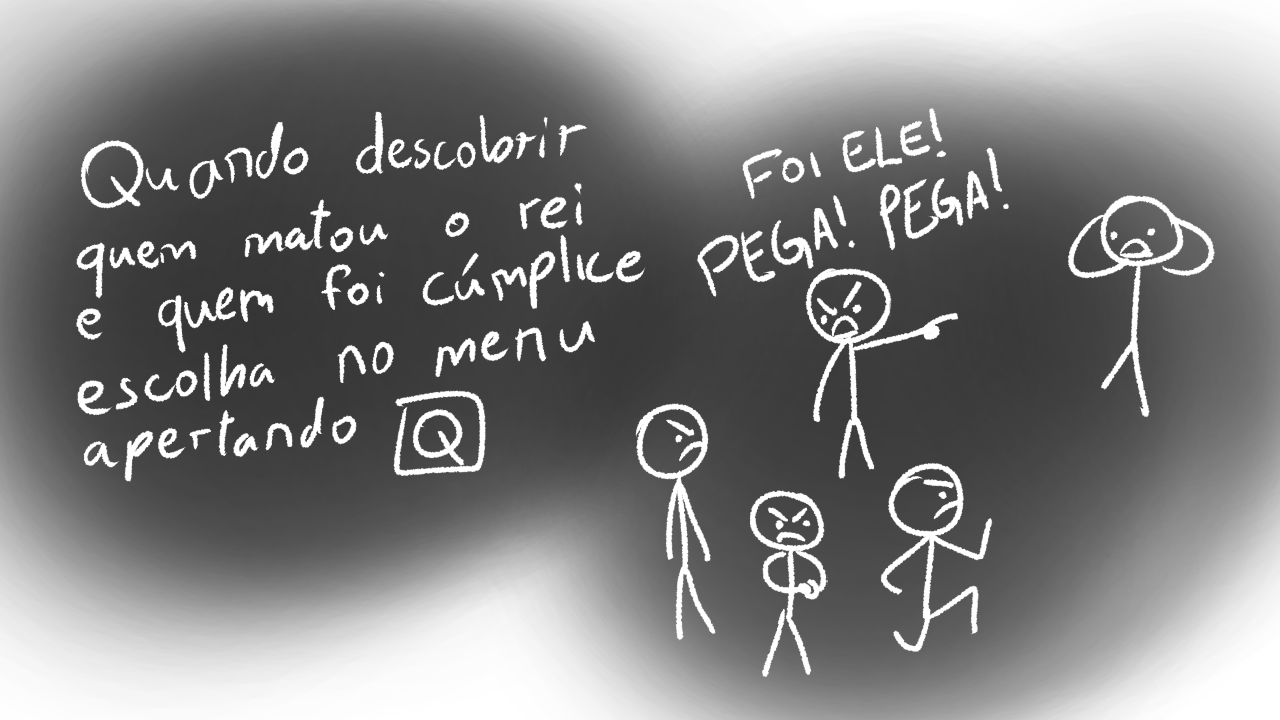
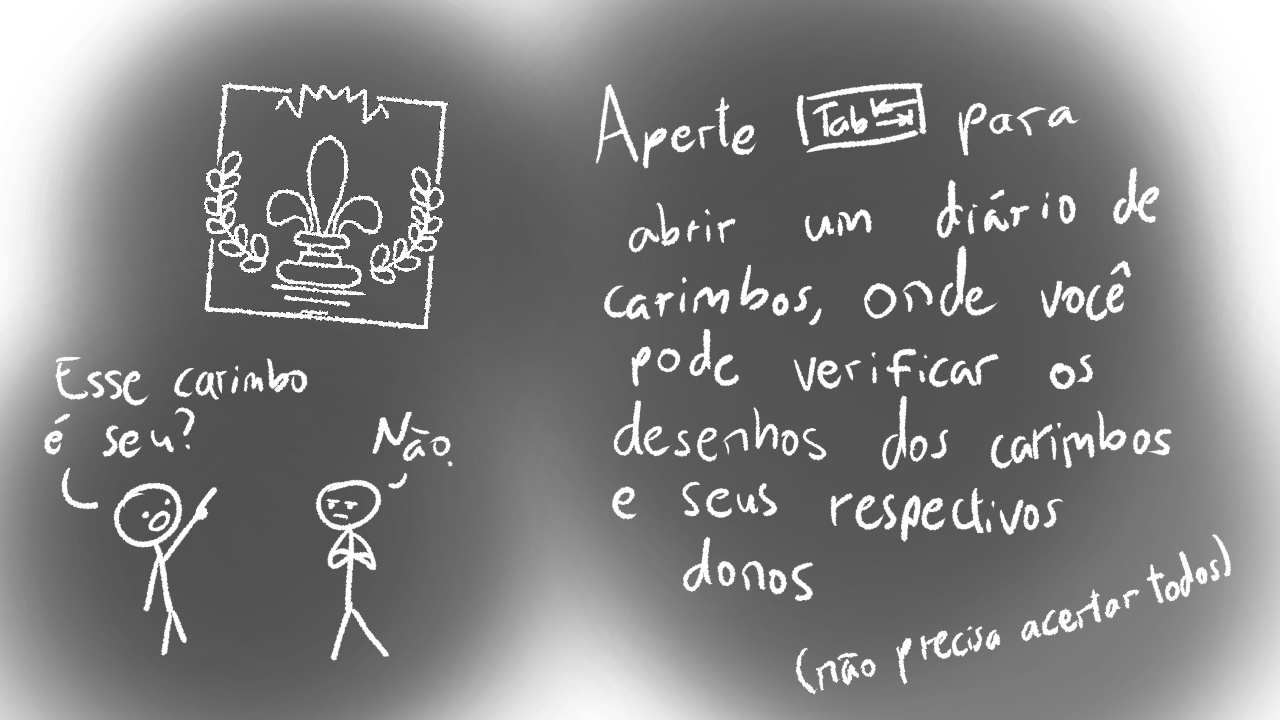
Revision of a layered 1280 × 720 image; what changed, layer by layer:
hid group "2" (2 layers) over bbox(0, 0, 1280, 720)
painted on "Paint Layer 4" over bbox(64, 64, 1280, 704)
painted on "Paint Layer 5" over bbox(0, 0, 1280, 720)
added group "3" with 3 layers above "Paint Layer 3" over bbox(0, 0, 1280, 720)
added layer "xerolaine.png" in group "3" over bbox(192, 64, 512, 384)
added layer "Paint Layer 6" in group "3" over bbox(0, 64, 1280, 704)
added layer "Paint Layer 7" (76%) in group "3" over bbox(0, 0, 1280, 720)
